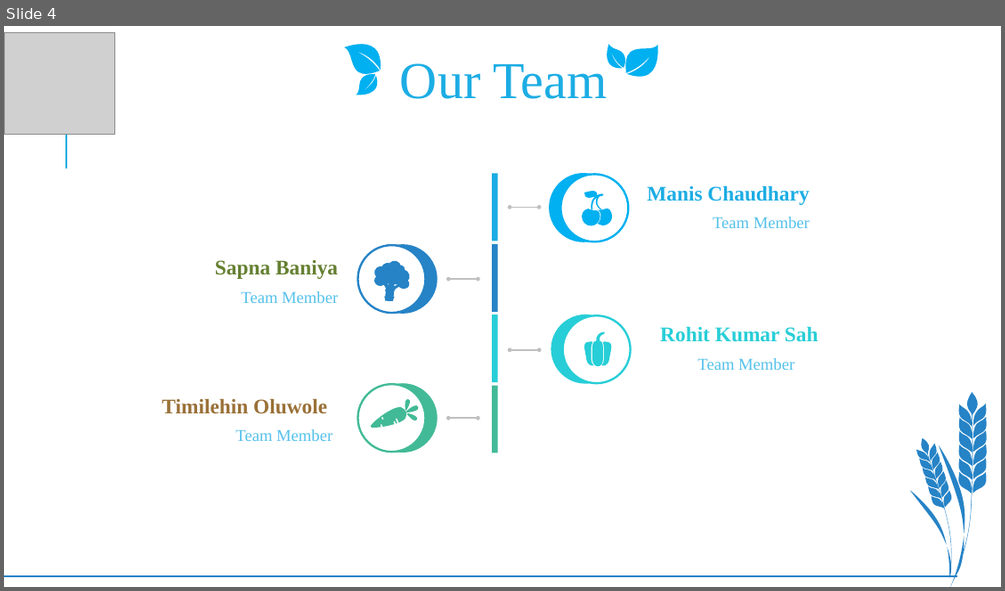
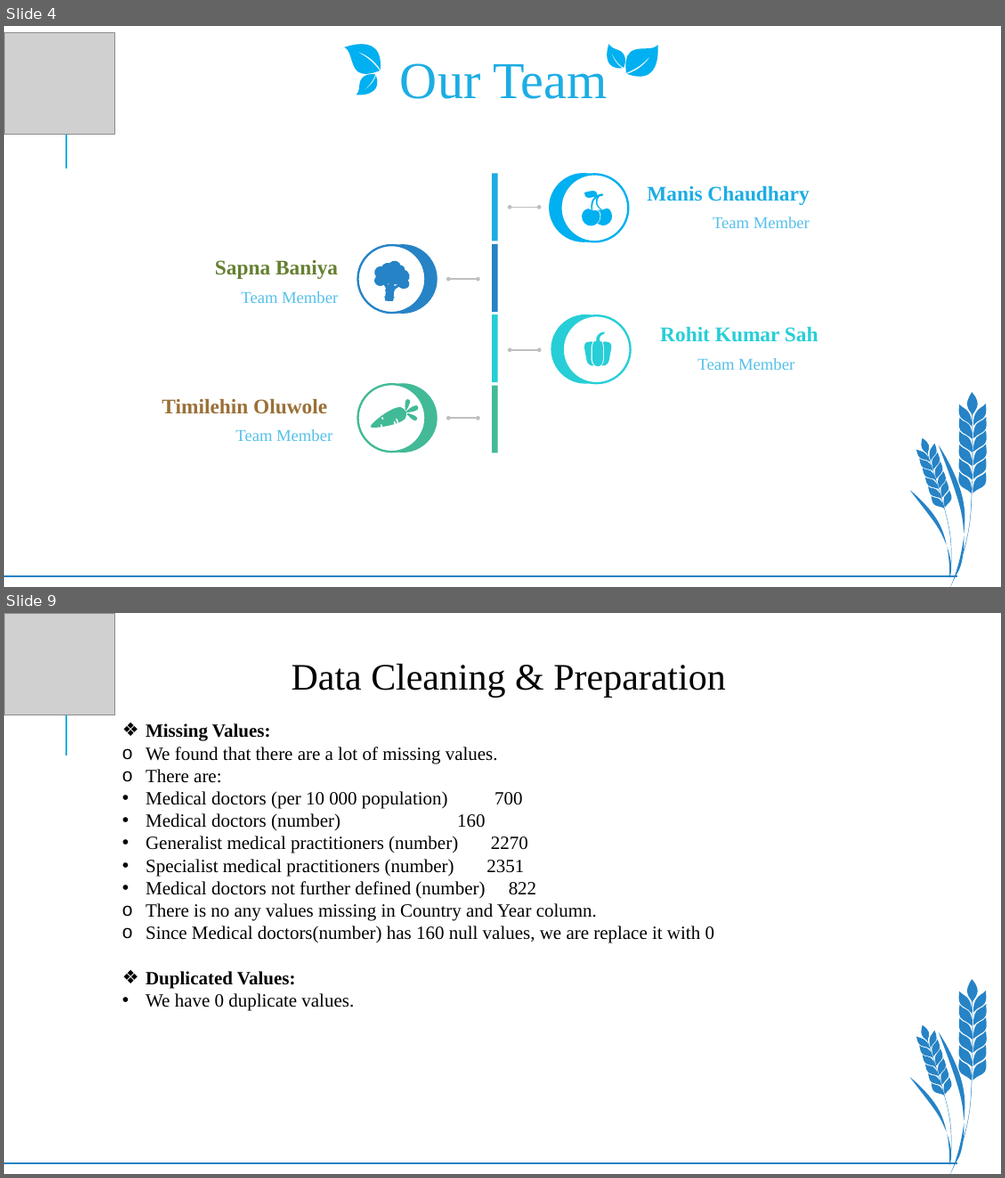
Before and after one commit to DSCI-6602-EDA-Project/EDA, a slide deck: Doctors_by_countries.pptx. Shown one above the other, each under a label of ours: slide 4 before the commit, slides 4 and 9 after it; the slides between them are not shown. The pictures are 1005x591 and 1005x1178 pixels, drawn with LibreOffice and Linux fonts; fonts in the diff are those of the drawing; grey boxes stand for pictures. Boxes give left, top, right and bottom in pixels: in the first picture for what was removed or moved away, otherwise in the second. Text is boxed around its words. In the diff, an @@ line names an element or a change of style, - is before the commit and + after.

```diff
--- a/Doctors_by_countries.pptx
+++ b/Doctors_by_countries.pptx
@@ slide 9 added at [4, 613, 1001, 1174], background #FFFFFF; not listed: 3 template elements that a slide beside it also shows @@
@@ picture added at [4, 613, 114, 715] @@
@@ text added at [291, 664, 725, 697], 36 pt, text #000000 @@
+Data Cleaning & Preparation
@@ text added at [146, 723, 714, 1011], 18 pt, text #000000 @@
+❖ Missing Values:
+o We found that there are a lot of missing values.
+o There are:
+• Medical doctors (per 10 000 population) 700
+• Medical doctors (number) 160
+• Generalist medical practitioners (number) 2270
+• Specialist medical practitioners (number) 2351
+• Medical doctors not further defined (number) 822
+o There is no any values missing in Country and Year column.
+o Since Medical doctors(number) has 160 null values, we are replace it with 0
+❖ Duplicated Values:
+• We have 0 duplicate values.
```
Also in this commit, not shown: 6 slides changed, 14 other slides added.
